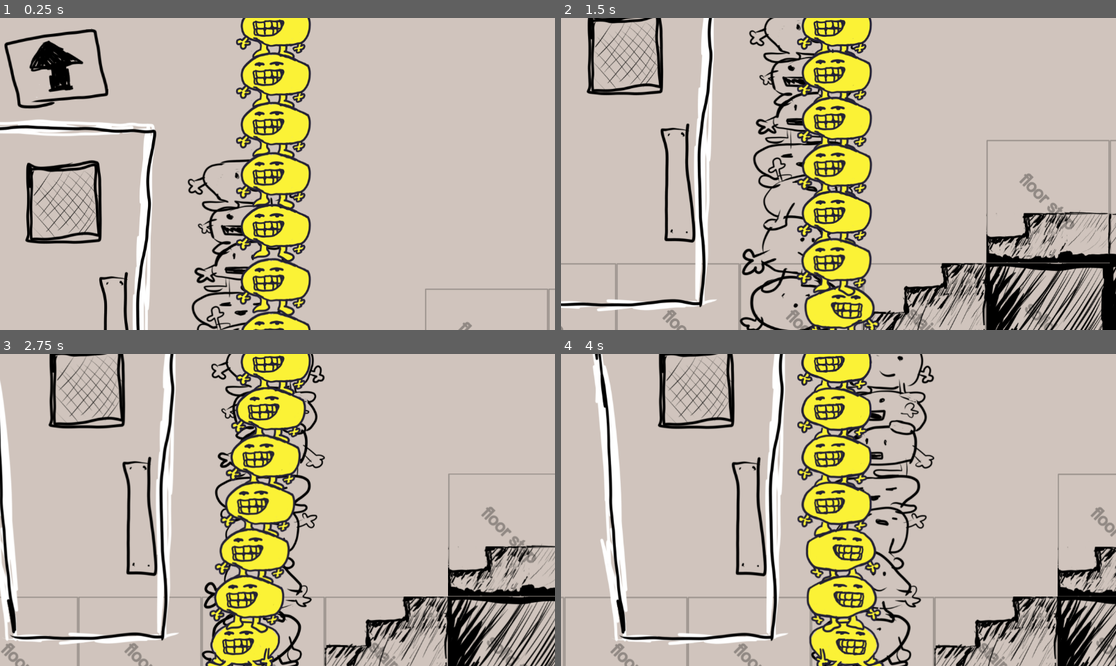
Above: before the commit, frames 1-4 (two rows, left to right).
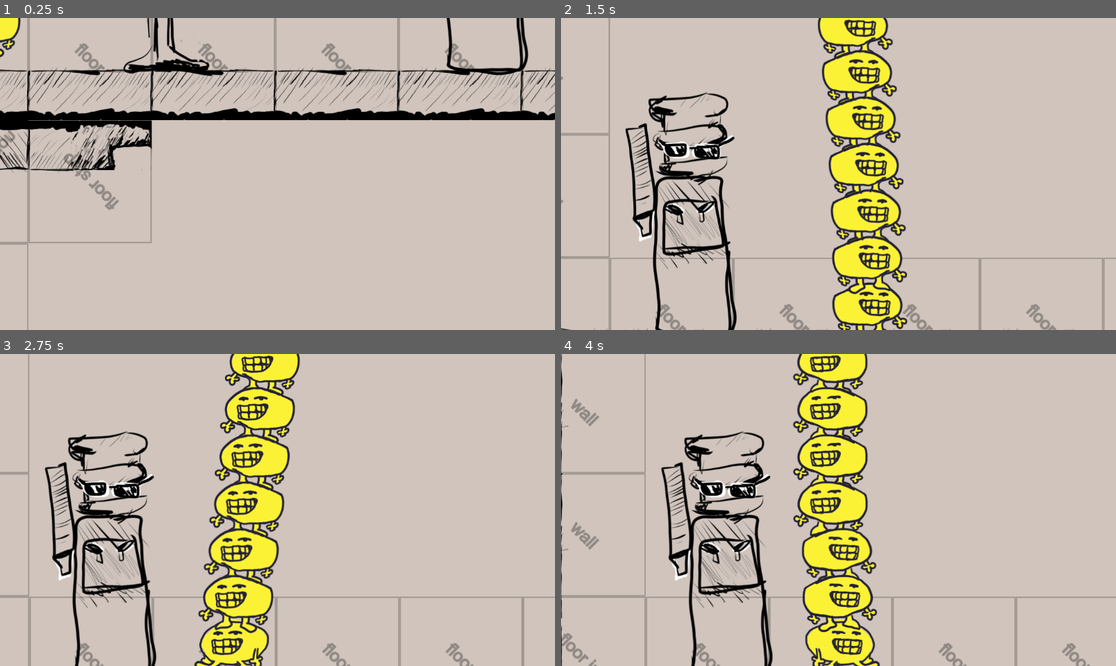
Above: after the commit, the same moments.

Repository: JCoMcL/gourt-game
Game: Godot game, scene res://level/office-level.tscn
The game is run twice, just before and just after one commit, with the same random seed, the same clock (stepped at 60 frames per second) and the same inputs.
Inputs (mouse positions are in pixels of both pictures, inside the frame that each line leads up to):
- Up to frame 1 (0.25 s): no input
- Up to frame 2 (1.5 s): move the mouse to (960, 158) at 0.52 s; hold Right (go right) 0.53-1.25 s; hold Right mouse button (probe) 0.53-1.25 s; click (960, 158) at 0.8 s; drag from (727, 189) to (616, 136) at 1.27 s
- Up to frame 3 (2.75 s): move the mouse to (333, 441) at 2.02 s; hold Left (go left) from 2.03 s (still down); hold Up (enter door) from 2.03 s (still down); click (333, 441) at 2.3 s
- Up to frame 4 (4 s): release Left (go left) at 2.75 s; release Up (enter door) at 2.75 s; drag from (810, 572) to (672, 463) at 2.77 s; move the mouse to (1005, 556) at 3.52 s; hold Right (go right) from 3.53 s (still down); hold Space (slomo) from 3.53 s (still down); click (1005, 556) at 3.8 s

The runs differ from the first frame. In frame 1, 26% of the frame differs, in the area x 0-100%, y 0-100%; in frame 2, 31%; in frame 3, 28%; in frame 4, 26%.

Commit message:
Add equipable and generic interract

Diff:
--- a/gourts/gourt.gd
+++ b/gourts/gourt.gd
@@ -131,6 +131,9 @@
 		foot_friend.try_enter_door_recursive_downwards()
 	try_enter_door()
 
+func interract(result):
+	result.interract(self)
+
 #var special_layer = ProjectSettings.get_setting("layer_names/2d_physics/special solid") todo
 const special_layer = 4
 func is_special_collision(k: KinematicCollision2D) -> bool:
--- a/level/office-level.tscn
+++ b/level/office-level.tscn
@@ -1,10 +1,11 @@
-[gd_scene load_steps=19 format=4 uid="uid://b57lobk2dccaj"]
+[gd_scene load_steps=21 format=4 uid="uid://b57lobk2dccaj"]
 
 [ext_resource type="Texture2D" uid="uid://clphjaysvxh82" path="res://level/office-level/tiles.png" id="1_wxgj7"]
 [ext_resource type="Texture2D" uid="uid://o17u11s8w1d2" path="res://props/janitor.png" id="2_2lgek"]
 [ext_resource type="Texture2D" uid="uid://4l70h00uyex4" path="res://props/inspectors.png" id="3_x1oxu"]
 [ext_resource type="PackedScene" uid="uid://j35m20jp18rk" path="res://props/door.tscn" id="4_1slrw"]
 [ext_resource type="Texture2D" uid="uid://dtcyn475ry0l8" path="res://props/water cooler.png" id="6_qycbv"]
+[ext_resource type="Script" uid="uid://dmhdhawvwlfs8" path="res://props/equipable.gd" id="6_rh3h7"]
 [ext_resource type="Texture2D" uid="uid://bev1ivg8dnqbd" path="res://props/sunglasses.png" id="7_43b34"]
 [ext_resource type="Texture2D" uid="uid://bg8514xi46mmo" path="res://props/npc gourtstack.png" id="8_3k8ca"]
 [ext_resource type="Texture2D" uid="uid://defrs38qscb28" path="res://props/elevator.png" id="9_2sgh0"]
@@ -40,6 +41,9 @@
 physics_layer_1/collision_layer = 4
 sources/0 = SubResource("TileSetAtlasSource_ssvay")
 
+[sub_resource type="RectangleShape2D" id="RectangleShape2D_gt2um"]
+size = Vector2(171, 63.8125)
+
 [sub_resource type="PhysicsMaterial" id="PhysicsMaterial_j4txm"]
 friction = 0.06
 bounce = 0.44
@@ -66,6 +70,7 @@
 texture = ExtResource("3_x1oxu")
 
 [node name="Door" parent="TileMapLayer" node_paths=PackedStringArray("exit") instance=ExtResource("4_1slrw")]
+position = Vector2(-16, 61)
 exit = NodePath("../Door2")
 
 [node name="Door2" parent="TileMapLayer" node_paths=PackedStringArray("exit") instance=ExtResource("4_1slrw")]
@@ -80,7 +85,16 @@
 position = Vector2(-2412, -1880)
 texture = ExtResource("6_qycbv")
 
-[node name="Sunglasses" type="Sprite2D" parent="TileMapLayer/WaterCoolest"]
+[node name="Sunglasses" type="Area2D" parent="TileMapLayer/WaterCoolest"]
+collision_layer = 32
+collision_mask = 0
+script = ExtResource("6_rh3h7")
+
+[node name="CollisionShape2D" type="CollisionShape2D" parent="TileMapLayer/WaterCoolest/Sunglasses"]
+position = Vector2(29.5, -134.906)
+shape = SubResource("RectangleShape2D_gt2um")
+
+[node name="Sprite" type="Sprite2D" parent="TileMapLayer/WaterCoolest/Sunglasses"]
 position = Vector2(30, -141)
 texture = ExtResource("7_43b34")
 
@@ -122,7 +136,7 @@
 texture = ExtResource("11_6o0x5")
 
 [node name="Gourt Stack" parent="." node_paths=PackedStringArray("root_child") instance=ExtResource("12_utg4x")]
-position = Vector2(558, 227)
+position = Vector2(-2038, -1607)
 root_child = NodePath("Gourt0")
 
 [node name="Gourt0" parent="Gourt Stack" node_paths=PackedStringArray("head_friend") instance=ExtResource("13_ax68m")]
@@ -158,9 +172,12 @@
 foot_friend = NodePath("../Gourt0")
 
 [node name="Master" type="Camera2D" parent="." node_paths=PackedStringArray("player_character")]
+position_smoothing_enabled = true
 script = ExtResource("14_b2cyw")
 player_character = NodePath("../Gourt Stack/Gourt1")
 metadata/_custom_type_script = "uid://cdsy208jbfkdj"
 
 [node name="Rogue Gourt" parent="." instance=ExtResource("13_ax68m")]
 position = Vector2(2097, -1006)
+
+[editable path="TileMapLayer/Door"]
--- a/player.gd
+++ b/player.gd
@@ -40,9 +40,23 @@
 		global_position = player_character.global_position
 
 func _input(ev: InputEvent):
-	if not ev.is_action_pressed("probe"):
+	if not ev.is_action_pressed("probe"): #don't consume probe events, let the goon handle them directly
 		get_viewport().set_input_as_handled()
-	if valid_goon(player_character):
+	if ev.is_action_pressed("interract"):
+		var pq := PhysicsPointQueryParameters2D.new()
+		pq.collide_with_areas = true
+		pq.collide_with_bodies = true
+		pq.collision_mask = 32
+		pq.exclude = []
+		pq.position = get_global_mouse_position() #TODO see if we can not rely on mouse clicking
+		var result = get_world_2d().direct_space_state.intersect_point(pq)
+		if result.size() == 0:
+			print("nothing detected")
+		else:
+			print(result[0])
+			player_character.interract(result[0].collider)
+
+	elif valid_goon(player_character):
 		player_character._input(ev)
 
 func game_over():
--- a/project.godot
+++ b/project.godot
@@ -52,6 +52,11 @@
 "events": [Object(InputEventKey,"resource_local_to_scene":false,"resource_name":"","device":-1,"window_id":0,"alt_press …(195 unchanged characters)…
 ]
 }
+interract={
+"deadzone": 0.2,
+"events": [Object(InputEventMouseButton,"resource_local_to_scene":false,"resource_name":"","device":-1,"window_id":0,"alt_pressed":false,"shift_pressed":false,"ctrl_pressed":false,"meta_pressed":false,"button_mask":0,"position":Vector2(0, 0),"global_position":Vector2(0, 0),"factor":1.0,"button_index":1,"canceled":false,"pressed":false,"double_click":false,"script":null)
+]
+}
 
 [layer_names]
 
--- /dev/null
+++ b/props/equipable.gd
@@ -0,0 +1,6 @@
+extends Area2D
+
+class_name Equippable
+
+func interract(operator):
+	reparent(operator) #TODO fix positioning
Not shown, added: props/equipable.gd.uid
